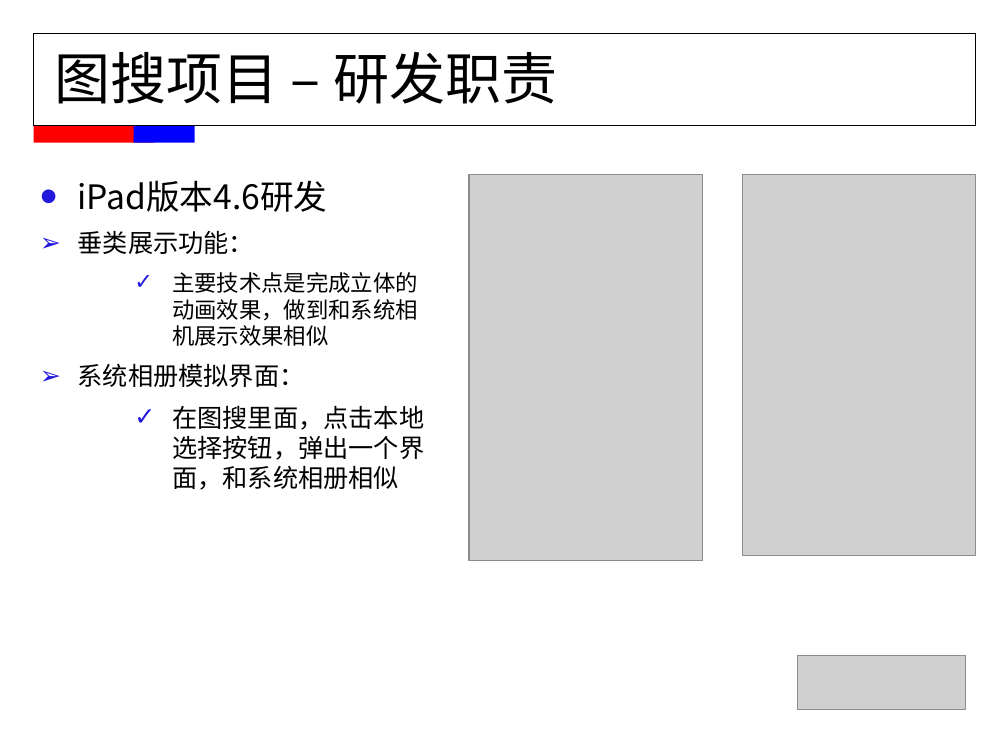
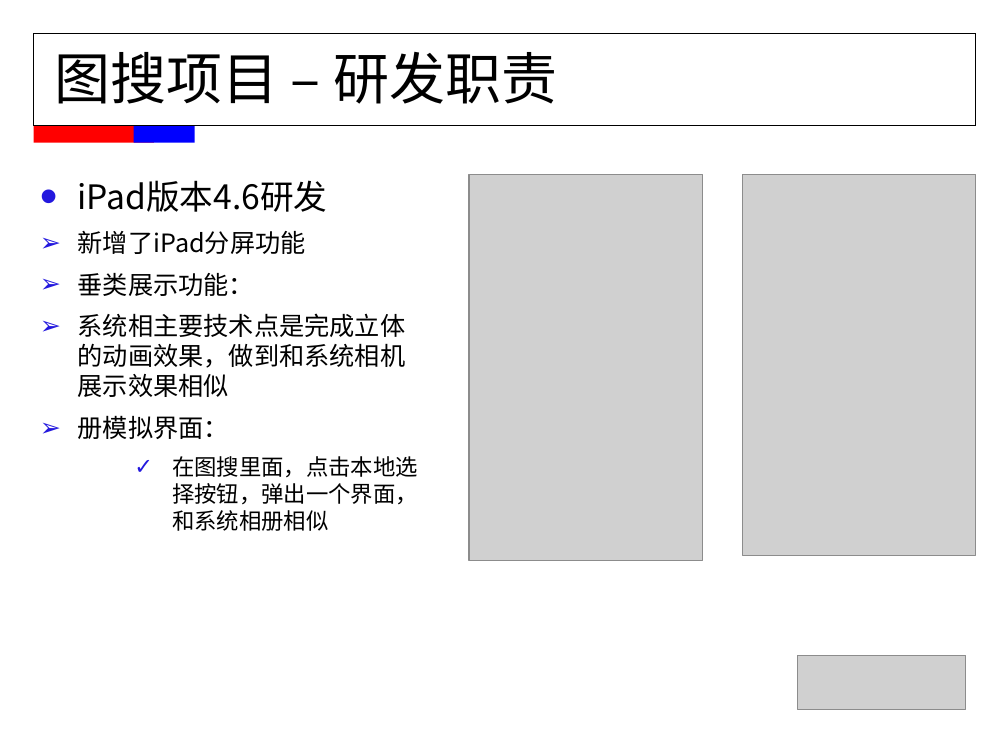
Before and after one commit to FridayAndHoliday/ElenaCodeManager, a slide deck: slide 4 of document/MMS职称评定-董伟平.ppt (slide 9 before the commit). Drawn at 1008x756 pixels with LibreOffice and Linux fonts; fonts in the diff are those of the drawing; grey boxes stand for pictures. Boxes give left, top, right and bottom in pixels: in the first picture for what was removed or moved away, otherwise in the second. Text is boxed around its words. In the diff, an @@ line names an element or a change of style, - is before the commit and + after.

```diff
--- a/document/MMS职称评定-董伟平.ppt
+++ b/document/MMS职称评定-董伟平.ppt
@@ text at bbox=[78, 231, 306, 254]: paragraph added @@
+  ➢ 新增了iPad分屏功能
@@ text at bbox=[78, 313, 406, 439]: text changed; size 16 to 18 pt @@
-    ✓ 主要技术点是完成立体的动画效果，做到和系统相机展示效果相似
-  ➢ 系统相册模拟界面：
+  ➢ 系统相主要技术点是完成立体的动画效果，做到和系统相机展示效果相似
+  ➢ 册模拟界面：
@@ text at bbox=[172, 456, 418, 531]: size 18 to 16 pt in "在图搜里面，点击本地选择按钮，弹出一个界面，和系统相册相似" @@
```
Also in this commit, not shown: 3 other slides changed, 2 slides added, 2 slides removed.
